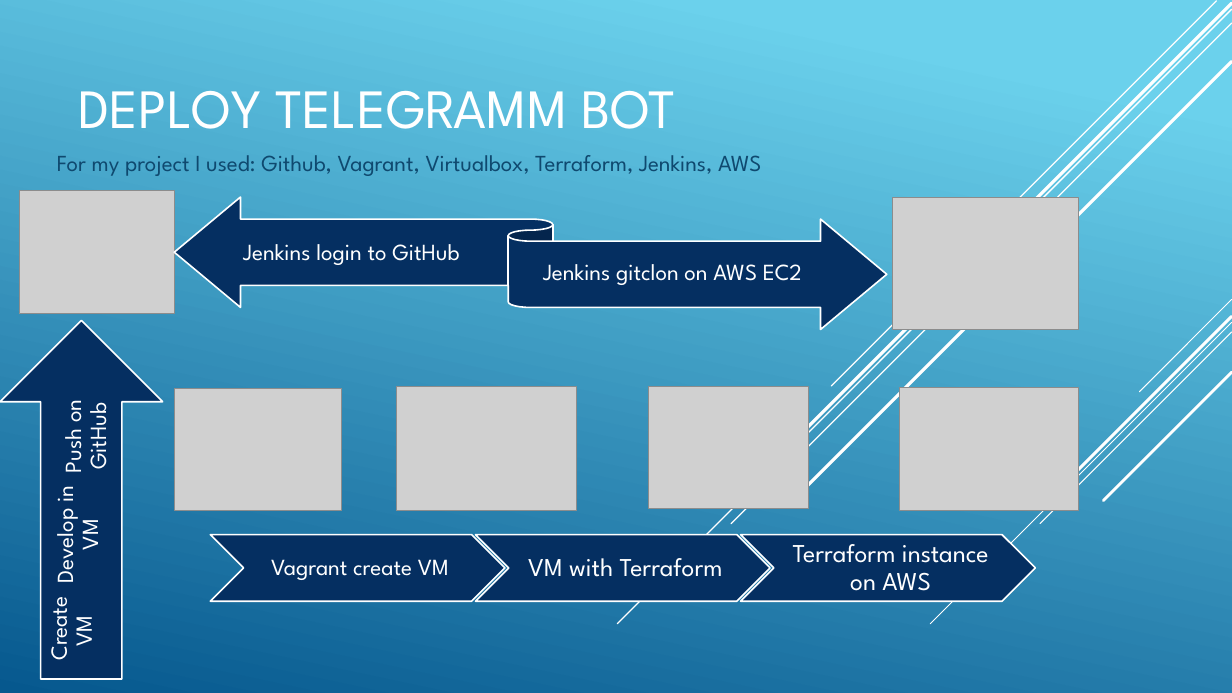
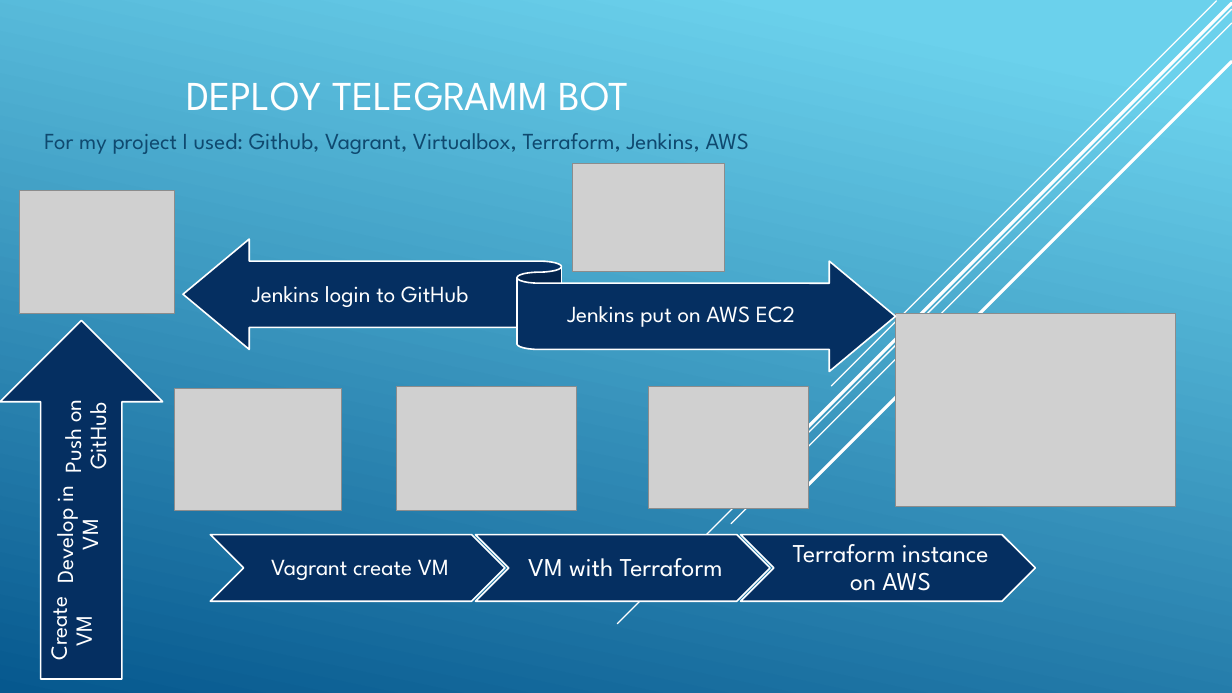
Before and after one commit to MarchenkoOlexandr/DevOps_online_Vinnitsja_2021Q4, a slide deck: slide 3 of m1/task13.1/DEPLOY TELEGRAMM BOT.pptx. Drawn at 1232x693 pixels with LibreOffice and Linux fonts; fonts in the diff are those of the drawing; grey boxes stand for pictures. Boxes give left, top, right and bottom in pixels: in the first picture for what was removed or moved away, otherwise in the second. Text is boxed around its words. In the diff, an @@ line names an element or a change of style, - is before the commit and + after.

```diff
--- a/m1/task13.1/DEPLOY TELEGRAMM BOT.pptx
+++ b/m1/task13.1/DEPLOY TELEGRAMM BOT.pptx
@@ title "DEPLOY TELEGRAMM BOT": place and size @@
-title "DEPLOY TELEGRAMM BOT" at (78,91,676,129)
+title "DEPLOY TELEGRAMM BOT" at (186,82,630,111)
@@ title "DEPLOY TELEGRAMM BOT" at (186,82,630,111): size 43.2 to 32 pt @@
@@ subtitle "For my project I used: ...": place and size @@
-subtitle "For my project I used: ..." at (57,155,761,176)
+subtitle "For my project I used: ..." at (44,133,749,154)
@@ picture: place and size @@
-picture at (893,197,1079,329)
+picture at (573,164,725,272)
@@ left right ribbon: place and size @@
-left right ribbon at (175,197,887,329)
+left right ribbon at (183,239,896,372)
@@ text "Jenkins login to GitHub": place and size @@
-text "Jenkins login to GitHub" at (243,244,459,265)
+text "Jenkins login to GitHub" at (252,286,468,307)
@@ text at (567,306,795,327): text changed @@
-Jenkins gitclon on AWS EC2
+Jenkins put on AWS EC2
@@ picture: place and size @@
-picture at (899,387,1079,510)
+picture at (896,314,1176,506)
@@ group removed at (931,299,1232,624): 5 lines @@
```
Also in this commit, not shown: 9 other slides changed, 2 slides added, 13 other files.
